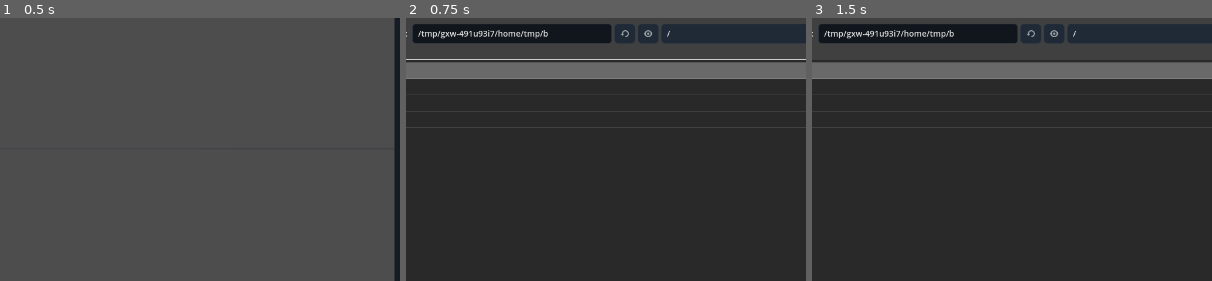
Above: before the commit, frames 1-3 (left to right).
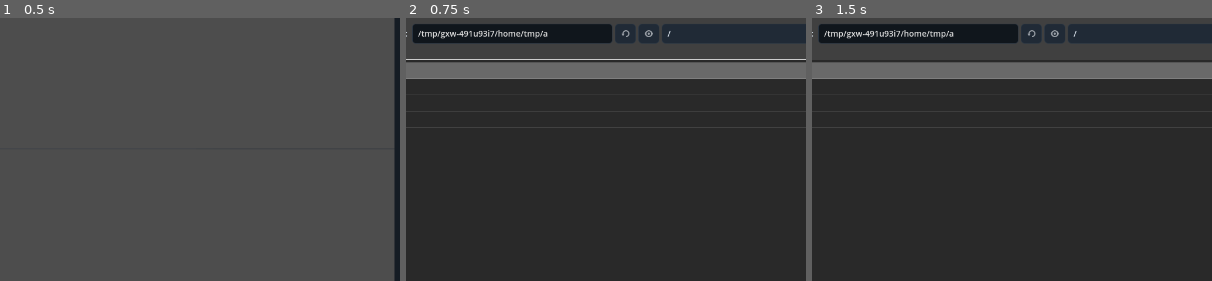
Above: after the commit, the same moments.

Repository: Onnevan/Kabuki
Game: Godot game, scene res://editor/main.tscn
Same seed, same stepped clock (60 frames per second), same inputs: the game is played once before the commit and once after it.
Inputs (mouse positions are % of the whole screen's width and height, from its top left):
- Up to frame 1 (0.5 s): no input
- Up to frame 2 (0.75 s): click "＋ IMPORT" at 0.5 s
- Up to frame 3 (1.5 s): click (37, 77) at 1.27 s; type "12" at 1.35 s
The pictures show only the part of the screen within x 27-77%, y 15-65%; the shares and areas given below are measured in that part.

Frame 1 is identical in both runs. In frame 2, 0.1% of the frame differs, in the area x 34-67%, y 3-9%; in frame 3, 0.1%.

Commit message:
Group drawing-session strokes under one scene object

Diff:
--- a/editor/main.gd
+++ b/editor/main.gd
@@ -39,6 +39,9 @@
 var selected_object_id := ""
 var drawing_3d_active := false
 var active_stroke_3d: Stroke3D
+var active_drawing_group: Node3D
+var active_drawing_id := ""
+var drawing_session_index := 0
 
 func _ready() -> void:
 	theme = KabukiThemeBuilder.build()
@@ -552,23 +555,46 @@
 	_select(runtime)
 	status.text = "Bitmap drawing converted to alpha Delaunay mesh"
 
+func _ensure_drawing_group() -> void:
+	if active_drawing_group != null and is_instance_valid(active_drawing_group): return
+	drawing_session_index += 1
+	var obj := MotionObject.new("Drawing %02d" % drawing_session_index, "drawing_group", "drawing")
+	active_drawing_group = Node3D.new()
+	world_root.add_child(active_drawing_group)
+	_register_scene_object(obj, active_drawing_group)
+	active_drawing_id = obj.id
+
+func _on_new_drawing_pressed() -> void:
+	active_drawing_group = null
+	active_drawing_id = ""
+	_ensure_drawing_group()
+	_select_scene_node(active_drawing_id, active_drawing_group)
+	status.text = "New drawing session"
+
 func _begin_3d_stroke(pos: Vector2) -> void:
+	_ensure_drawing_group()
 	active_stroke_3d = Stroke3DClass.new()
 	active_stroke_3d.stroke_color = %BrushColor.color
 	active_stroke_3d.radius = %BrushSize.value * 0.0012
-	world_root.add_child(active_stroke_3d)
-	active_stroke_3d.add_point(_screen_to_view_plane(pos, Vector3.ZERO))
+	active_stroke_3d.fill_enabled = %Fill.button_pressed
+	active_stroke_3d.fill_color = %FillColor.color
+	active_drawing_group.add_child(active_stroke_3d)
+	var world_point := _screen_to_view_plane(pos, active_drawing_group.global_position)
+	active_stroke_3d.add_point(active_drawing_group.to_local(world_point))
 
 func _extend_3d_stroke(pos: Vector2) -> void:
-	if active_stroke_3d:
-		active_stroke_3d.add_point(_screen_to_view_plane(pos, Vector3.ZERO))
+	if active_stroke_3d and active_drawing_group:
+		var world_point := _screen_to_view_plane(pos, active_drawing_group.global_position)
+		active_stroke_3d.add_point(active_drawing_group.to_local(world_point))
 
 func _finish_3d_stroke() -> void:
 	if active_stroke_3d == null: return
-	var obj := MotionObject.new("3D Stroke", "stroke3d", "drawing")
-	_register_scene_object(obj, active_stroke_3d)
-	_select_scene_node(obj.id, active_stroke_3d)
+	active_stroke_3d.name = "Stroke %02d" % active_drawing_group.get_child_count()
 	active_stroke_3d = null
+	_select_scene_node(active_drawing_id, active_drawing_group)
+
+func _on_fill_toggled(enabled: bool) -> void:
+	status.text = "Stroke fill enabled" if enabled else "Stroke fill disabled"
 
 func _on_preview_mode_toggled(render_mode: bool) -> void:
 	render_preview = render_mode
